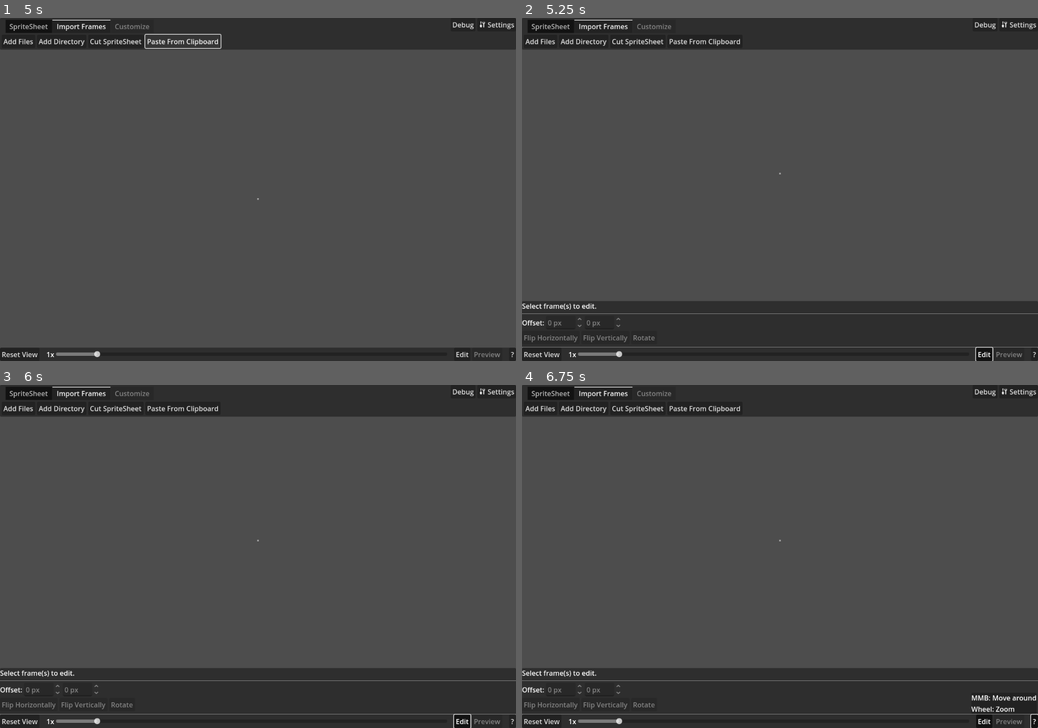
Above: before the commit, frames 1-4 (two rows, left to right).
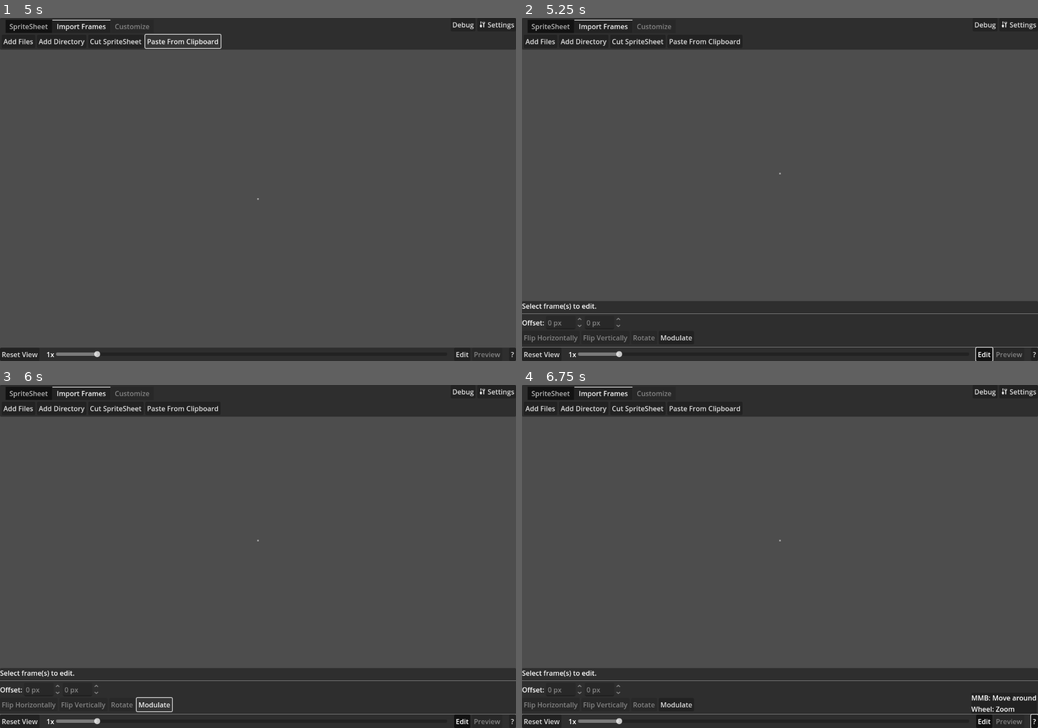
Above: after the commit, the same moments.

Repository: KoBeWi/Godot-Spritesheet-Generator
Game: Godot game, scene res://Rework/Main.tscn
The game is run twice, just before and just after one commit, with the same random seed, the same clock (stepped at 60 frames per second) and the same inputs.
Inputs (mouse positions are in pixels of both pictures, inside the frame that each line leads up to):
- Up to frame 1 (5 s): click "Cut SpriteSheet" at 0.5 s; click "Reset View" at 1.25 s; click "Settings" at 2 s; click "Add Files" at 2.75 s; click "Add Directory" at 3.5 s; click "Paste From Clipboard" at 4.25 s
- Up to frame 2 (5.25 s): click "Edit" at 5 s
- Up to frame 3 (6 s): click (154, 703) at 5.75 s, where only the run after the commit has a clickable "Modulate"
- Up to frame 4 (6.75 s): click "?" at 6.5 s

Frame 1 is identical in both runs. In frame 2, less than 0.1% of the frame differs, in the area x 26-33%, y 92-94%; in frame 3, 0.2%, in the area x 26-92%, y 90-100%; in frame 4, less than 0.1%.

Commit message:
Parameter colors

Diff:
--- /dev/null
+++ b/Rework/Close.svg
@@ -0,0 +1 @@
+<svg xmlns="http://www.w3.org/2000/svg" width="16" height="16"><path fill="none" stroke="#e0e0e0" stroke-width="2" d="m3 3 10 10M3 13 13 3"/></svg>
--- a/Rework/Edit.gd
+++ b/Rework/Edit.gd
@@ -40,7 +40,8 @@
 
 	for moder in selected_frames[0].modifiers:
 		var instance := preload("uid://42kwe3m2hgqd").instantiate()
-		instance.set_modifier(moder)
+		instance.frame = selected_frames[0]
+		instance.modifier = moder
 		mod_list.add_child(instance)
 
 func _flip_x() -> void:
@@ -69,6 +70,14 @@
 	if selected_frames.size() == 1:
 		update_frames()
 
+func _modulate() -> void:
+	for frame in selected_frames:
+		var modulater := SpriteSheet.Modulate.new()
+		frame.add_modifier(modulater)
+
+	if selected_frames.size() == 1:
+		update_frames()
+
 func offset_x_changed(value: float) -> void:
 	for frame in selected_frames:
 		frame.offset.x = value
--- a/Rework/Main.tscn
+++ b/Rework/Main.tscn
@@ -514,6 +514,11 @@
 unique_name_in_owner = true
 layout_mode = 2
 text = "Rotate"
+
+[node name="EditModulate" type="Button" parent="VBoxContainer/VSplitContainer/Edit/VBoxContainer/HBoxContainer"]
+unique_name_in_owner = true
+layout_mode = 2
+text = "Modulate"
 
 [node name="ModParent" type="VBoxContainer" parent="VBoxContainer/VSplitContainer/Edit/VBoxContainer"]
 unique_name_in_owner = true
@@ -768,6 +773,7 @@
 [connection signal="pressed" from="VBoxContainer/VSplitContainer/Edit/VBoxContainer/HBoxContainer/EditFlipX" to="VBoxContainer/VSplitContainer/Edit" method="_flip_x"]
 [connection signal="pressed" from="VBoxContainer/VSplitContainer/Edit/VBoxContainer/HBoxContainer/EditFlipY" to="VBoxContainer/VSplitContainer/Edit" method="_flip_y"]
 [connection signal="pressed" from="VBoxContainer/VSplitContainer/Edit/VBoxContainer/HBoxContainer/EditTranspose" to="VBoxContainer/VSplitContainer/Edit" method="_transpose"]
+[connection signal="pressed" from="VBoxContainer/VSplitContainer/Edit/VBoxContainer/HBoxContainer/EditModulate" to="VBoxContainer/VSplitContainer/Edit" method="_modulate"]
 [connection signal="toggled" from="VBoxContainer/PanelContainer2/Navigation/HBoxContainer2/Button3" to="VBoxContainer/VSplitContainer/Edit" method="set_visible"]
 [connection signal="toggled" from="VBoxContainer/PanelContainer2/Navigation/HBoxContainer2/PreviewButton" to="VBoxContainer/VSplitContainer/HSplitContainer/Preview" method="set_visible"]
 [connection signal="toggled" from="VBoxContainer/PanelContainer2/Navigation/Button2" to="VBoxContainer/PanelContainer2/Navigation/Button2/PanelContainer" method="set_visible"]
--- a/Rework/ModInstance.gd
+++ b/Rework/ModInstance.gd
@@ -1,11 +1,58 @@
 extends Control
 
 @onready var name_label: Label = %NameLabel
+@onready var container: HBoxContainer = %Container
 
+var frame: SpriteSheet.Frame
 var modifier: SpriteSheet.FrameModifier
-
-func set_modifier(m: SpriteSheet.FrameModifier):
-	modifier = m
+var monitors: Array[MonitoredProperty]
 
 func _ready() -> void:
 	name_label.text = modifier.name
+
+	var options := modifier._get_options()
+	if options.is_empty():
+		set_physics_process(false)
+		return
+
+	assert(options.size() % 4 == 0)
+	for i in options.size() / 4:
+		container.add_child(VSeparator.new())
+
+		var option_name: String = options[i * 3]
+		var node: Control = options[i * 3 + 1]
+		var property: StringName = options[i * 3 + 2]
+		var parameter: StringName = options[i * 3 + 3]
+
+		node.set(property, modifier.get(parameter))
+
+		var label := Label.new()
+		label.text = option_name
+		container.add_child(label)
+		container.add_child(node)
+
+		var monitor := MonitoredProperty.new()
+		monitor.parameter = parameter
+		monitor.object = node
+		monitor.property = property
+		monitor.last_value = node.get(property)
+		monitors.append(monitor)
+
+func _physics_process(delta: float) -> void:
+	for monitor in monitors:
+		var current = monitor.object.get(monitor.property)
+		if current != monitor.last_value:
+			monitor.last_value = current
+			modifier.set(monitor.parameter, current)
+			frame.update_image()
+
+func delete() -> void:
+	frame.modifiers.erase(modifier)
+	frame.update_image()
+	queue_free()
+
+class MonitoredProperty:
+	var parameter: StringName
+	var object: Object
+	var property: StringName
+	var last_value: Variant
--- a/Rework/ModInstance.tscn
+++ b/Rework/ModInstance.tscn
@@ -1,6 +1,7 @@
-[gd_scene load_steps=3 format=3 uid="uid://42kwe3m2hgqd"]
+[gd_scene load_steps=4 format=3 uid="uid://42kwe3m2hgqd"]
 
 [ext_resource type="Script" uid="uid://cw0itqvmedjyl" path="res://Rework/ModInstance.gd" id="1_xty0c"]
+[ext_resource type="Texture2D" uid="uid://bp2odtdd6puad" path="res://Rework/Close.svg" id="2_i7rcl"]
 
 [sub_resource type="StyleBoxFlat" id="StyleBoxFlat_xty0c"]
 content_margin_left = 8.0
@@ -18,10 +19,17 @@
 theme_override_styles/panel = SubResource("StyleBoxFlat_xty0c")
 script = ExtResource("1_xty0c")
 
-[node name="HBoxContainer" type="HBoxContainer" parent="."]
+[node name="Container" type="HBoxContainer" parent="."]
+unique_name_in_owner = true
 layout_mode = 2
 
-[node name="NameLabel" type="Label" parent="HBoxContainer"]
+[node name="Button" type="Button" parent="Container"]
+layout_mode = 2
+icon = ExtResource("2_i7rcl")
+
+[node name="NameLabel" type="Label" parent="Container"]
 unique_name_in_owner = true
 layout_mode = 2
 text = "ModName"
+
+[connection signal="pressed" from="Container/Button" to="." method="delete"]
--- a/Rework/Spritesheet.gd
+++ b/Rework/Spritesheet.gd
@@ -55,6 +55,9 @@
 	func _apply(image: Image):
 		pass
 
+	func _get_options() -> Array:
+		return []
+
 class FlipX extends FrameModifier:
 	func _init() -> void:
 		name = "Flip X"
@@ -70,11 +73,49 @@
 		image.flip_y()
 
 class Rotate extends FrameModifier:
+	var rotation: int
+
 	func _init() -> void:
 		name = "Rotate"
 
 	func _apply(image: Image):
-		image.rotate_90(CLOCKWISE)
+		match rotation:
+			0:
+				image.rotate_90(CLOCKWISE)
+			1:
+				image.rotate_180()
+			2:
+				image.rotate_90(COUNTERCLOCKWISE)
+
+	func _get_options() -> Array:
+		var combo := OptionButton.new()
+		combo.add_item("90")
+		combo.add_item("180")
+		combo.add_item("270")
+		return ["Rotation", combo, &"selected", &"rotation"]
+
+class Modulate extends FrameModifier:
+	var color := Color.WHITE
+
+	func _init() -> void:
+		name = "Modulate"
+
+	func _apply(image: Image):
+		image.convert(Image.FORMAT_RGBA8)
+		var data := image.get_data()
+
+		for i in data.size() / 4:
+			data[i * 4] *= color.r
+			data[i * 4 + 1] *= color.g
+			data[i * 4 + 2] *= color.b
+
+		image.set_data(image.get_width(), image.get_height(), false, image.get_format(), data)
+
+	func _get_options() -> Array:
+		var colorer := ColorPickerButton.new()
+		colorer.edit_alpha = false
+		colorer.custom_minimum_size.x = 24
+		return ["Color", colorer, &"color", &"color"]
 
 class Crop extends FrameModifier:
 	var rect: Rect2i
Not shown, added: Rework/Close.svg.import
